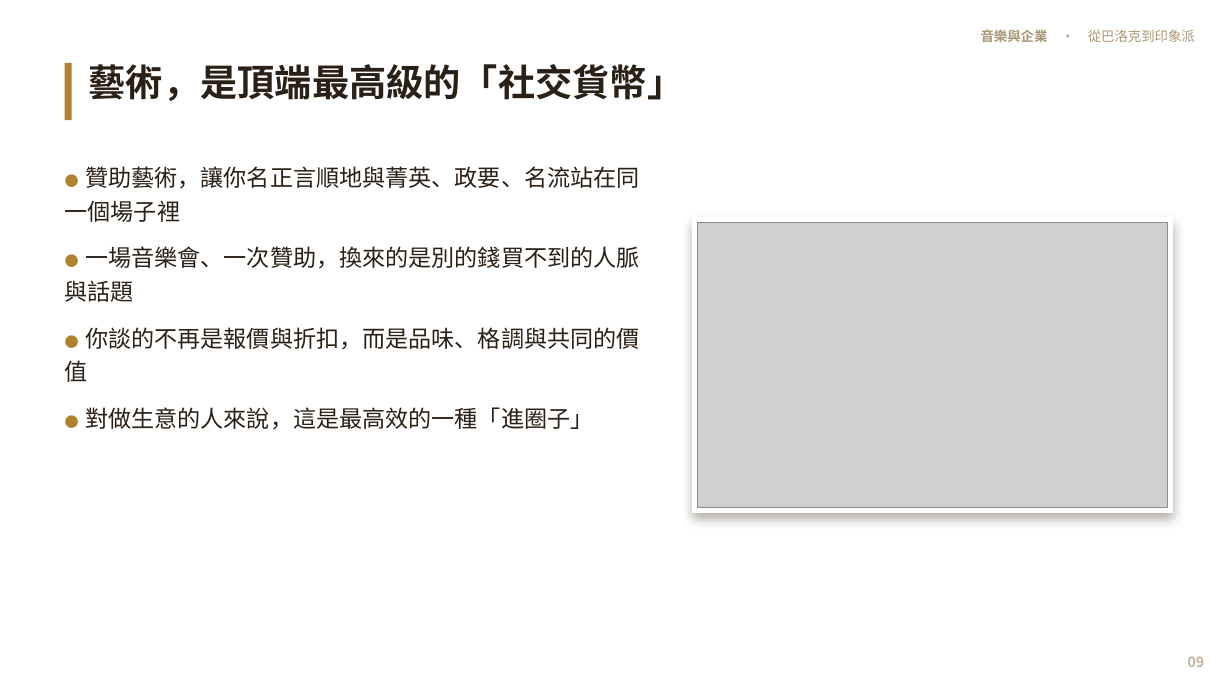
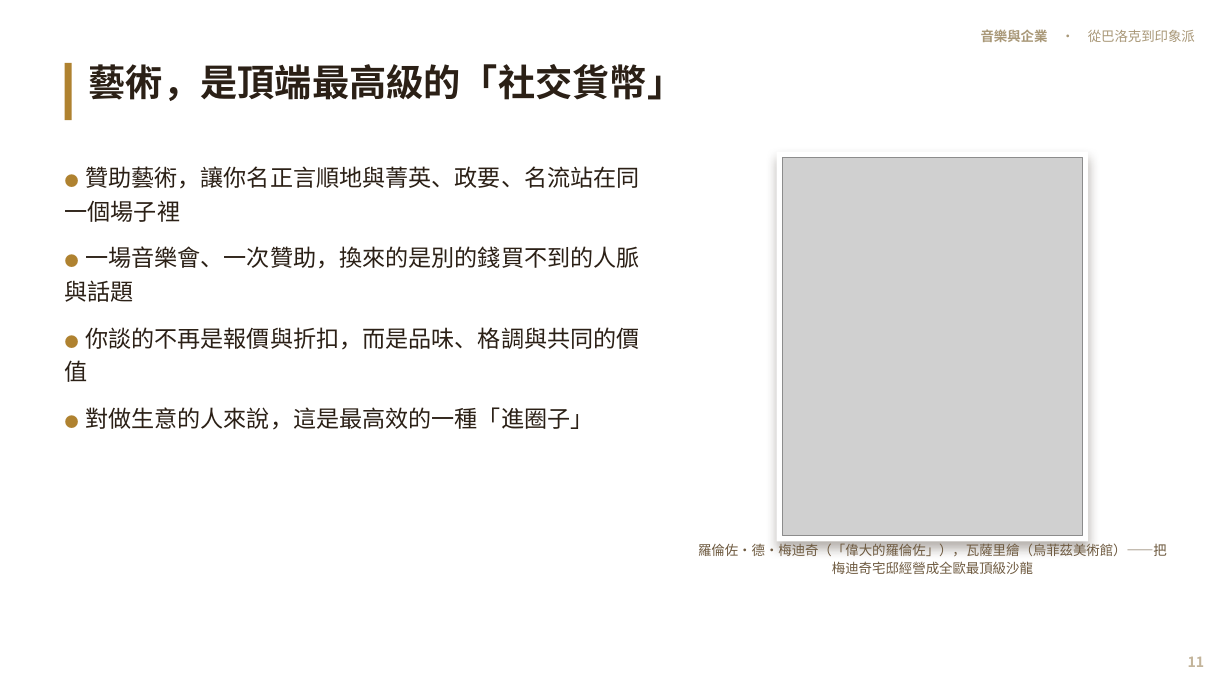
Before and after one commit to kblab2024/music-business-lecture, a slide deck: slide 11 of docs/downloads/音樂與企業-投影片.pptx (slide 9 before the commit). Drawn at 1232x693 pixels with LibreOffice and Linux fonts; fonts in the diff are those of the drawing; grey boxes stand for pictures. Boxes give left, top, right and bottom in pixels: in the first picture for what was removed or moved away, otherwise in the second. Text is boxed around its words. In the diff, an @@ line names an element or a change of style, - is before the commit and + after.

```diff
--- a/docs/downloads/音樂與企業-投影片.pptx
+++ b/docs/downloads/音樂與企業-投影片.pptx
@@ rectangle: place and size @@
-rectangle at (692, 217, 1173, 513)
+rectangle at (776, 152, 1088, 542)
@@ picture: place and size @@
-picture at (698, 223, 1167, 507)
+picture at (782, 157, 1082, 536)
@@ text added at (698, 541, 1167, 574), 10.5 pt, text #6E5A40 @@
+羅倫佐·德·梅迪奇（「偉大的羅倫佐」），瓦薩里繪（烏菲茲美術館）——把梅迪奇宅邸經營成全歐最頂級沙龍
@@ text at (1188, 656, 1205, 667): text changed @@
-09
+11
```
Also in this commit, not shown: 47 other slides changed, 2 slides added, 30 other files.
